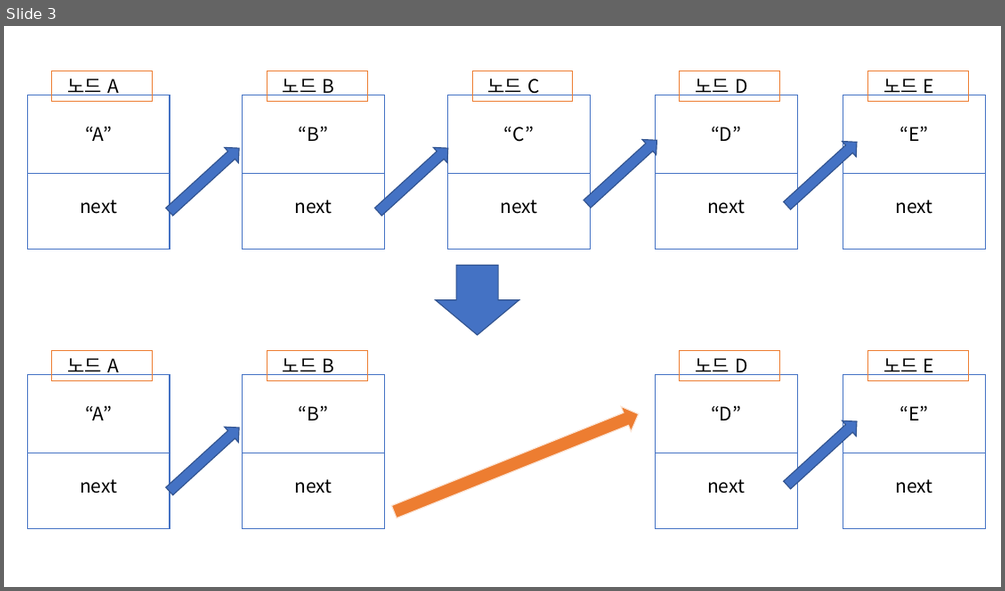
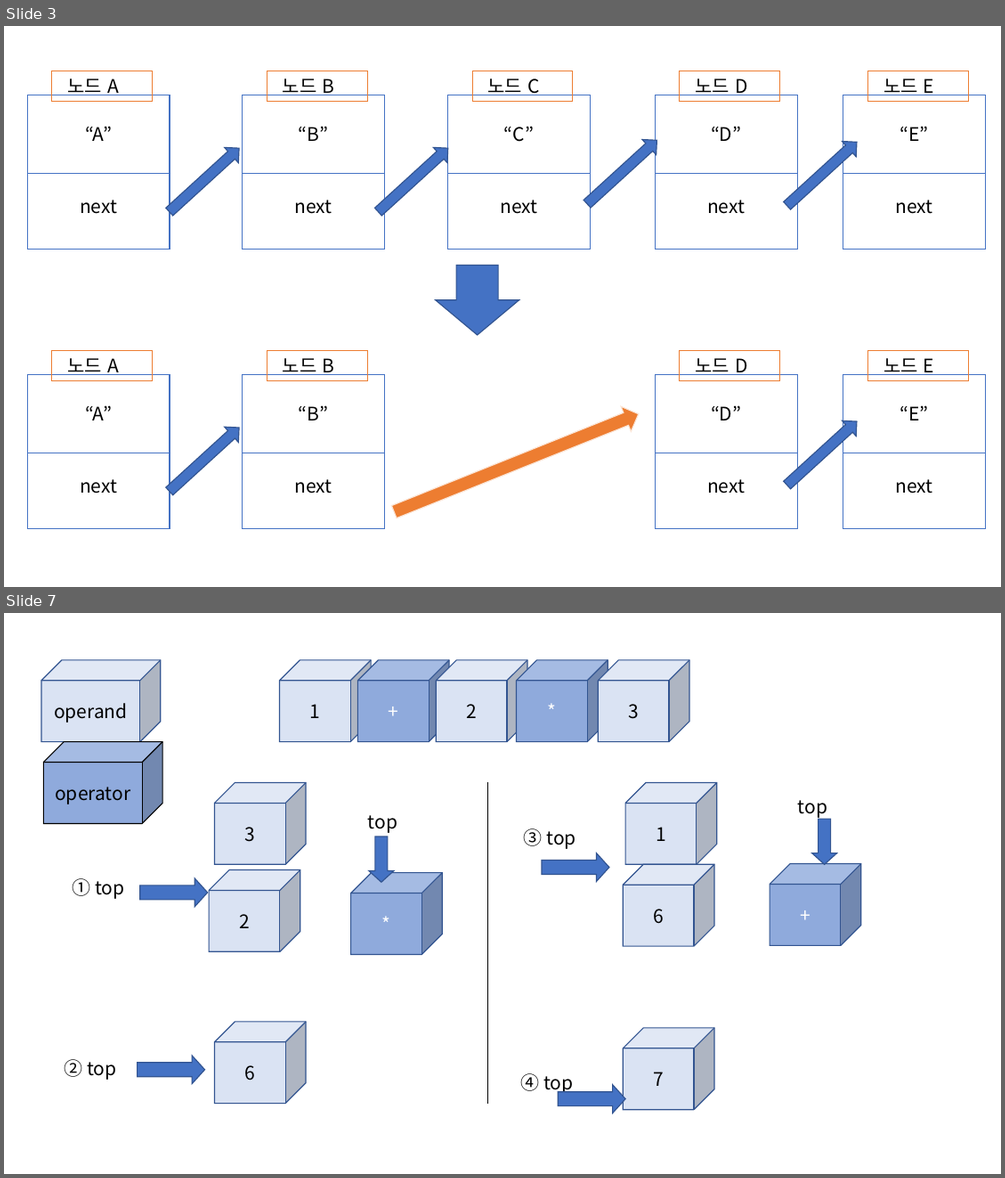
Before and after one commit to dkgulee/Algorithm_basic-python-, a slide deck: img/파워포인트 이미지.pptx. Shown one above the other, each under a label of ours: slide 3 before the commit, slides 3 and 7 after it; the slides between them are not shown. The pictures are 1005x591 and 1005x1178 pixels, drawn with LibreOffice and Linux fonts; fonts in the diff are those of the drawing. Boxes give left, top, right and bottom in pixels: in the first picture for what was removed or moved away, otherwise in the second. Text is boxed around its words. In the diff, an @@ line names an element or a change of style, - is before the commit and + after.

```diff
--- a/img/파워포인트 이미지.pptx
+++ b/img/파워포인트 이미지.pptx
@@ slide 7 added at box(4, 613, 1001, 1174), background #FFFFFF @@
@@ cube added at box(41, 660, 161, 742), fill #DAE3F3, outline #325491 1 pt, 18 pt, text #000000 @@
+operand
@@ cube added at box(280, 660, 372, 742), fill #DAE3F3, outline #325491 1 pt, 18 pt, text #000000 @@
+1
@@ cube added at box(357, 660, 449, 742), fill #8FAADC, outline #325491 1 pt, 18 pt, text #FFFFFF @@
++
@@ cube added at box(437, 660, 527, 742), fill #DAE3F3, outline #325491 1 pt, 18 pt, text #000000 @@
+2
@@ cube added at box(517, 660, 607, 742), fill #8FAADC, outline #325491 1 pt, 18 pt, text #FFFFFF @@
+*
@@ cube added at box(598, 660, 689, 742), fill #DAE3F3, outline #325491 1 pt, 18 pt, text #000000 @@
+3
@@ cube added at box(44, 742, 162, 823), fill #8FAADC, outline #000000 1 pt, 18 pt, text #000000 @@
+operator
@@ cube added at box(214, 783, 306, 864), fill #DAE3F3, outline #325491 1 pt, 18 pt, text #000000 @@
+3
@@ line added from (487, 782) to (487, 1103), #000000 0.5 pt @@
@@ cube added at box(625, 783, 717, 864), fill #DAE3F3, outline #325491 1 pt, 18 pt, text #000000 @@
+1
@@ text added at box(368, 815, 397, 833), 18 pt, text #000000 @@
+top
@@ text added at box(798, 800, 827, 818), 18 pt, text #000000 @@
+top
@@ down arrow added at box(812, 819, 837, 864), fill #4472C4, outline #325491 1 pt @@
@@ down arrow added at box(369, 836, 394, 882), fill #4472C4, outline #325491 1 pt @@
@@ text added at box(524, 828, 575, 849), 18 pt, text #000000 @@
+③ top
@@ text added at box(73, 878, 124, 899), 18 pt, text #000000 @@
+① top
@@ down arrow added at box(140, 877, 208, 906), fill #4472C4, outline #325491 1 pt @@
@@ cube added at box(209, 870, 300, 952), fill #DAE3F3, outline #325491 1 pt, 18 pt, text #000000 @@
+2
@@ cube added at box(351, 873, 442, 954), fill #8FAADC, outline #325491 1 pt, 18 pt, text #FFFFFF @@
+*
@@ down arrow added at box(542, 853, 609, 882), fill #4472C4, outline #325491 1 pt @@
@@ cube added at box(623, 864, 714, 946), fill #DAE3F3, outline #325491 1 pt, 18 pt, text #000000 @@
+6
@@ cube added at box(769, 863, 861, 945), fill #8FAADC, outline #325491 1 pt, 18 pt, text #FFFFFF @@
++
@@ cube added at box(214, 1022, 306, 1103), fill #DAE3F3, outline #325491 1 pt, 18 pt, text #000000 @@
+6
@@ cube added at box(623, 1028, 714, 1110), fill #DAE3F3, outline #325491 1 pt, 18 pt, text #000000 @@
+7
@@ text added at box(64, 1059, 116, 1079), 18 pt, text #000000 @@
+② top
@@ down arrow added at box(138, 1055, 204, 1083), fill #4472C4, outline #325491 1 pt @@
@@ text added at box(521, 1073, 573, 1094), 18 pt, text #000000 @@
+④ top
@@ down arrow added at box(558, 1084, 625, 1112), fill #4472C4, outline #325491 1 pt @@
```
Also in this commit, not shown: 7 other slides added, 5 other files.
